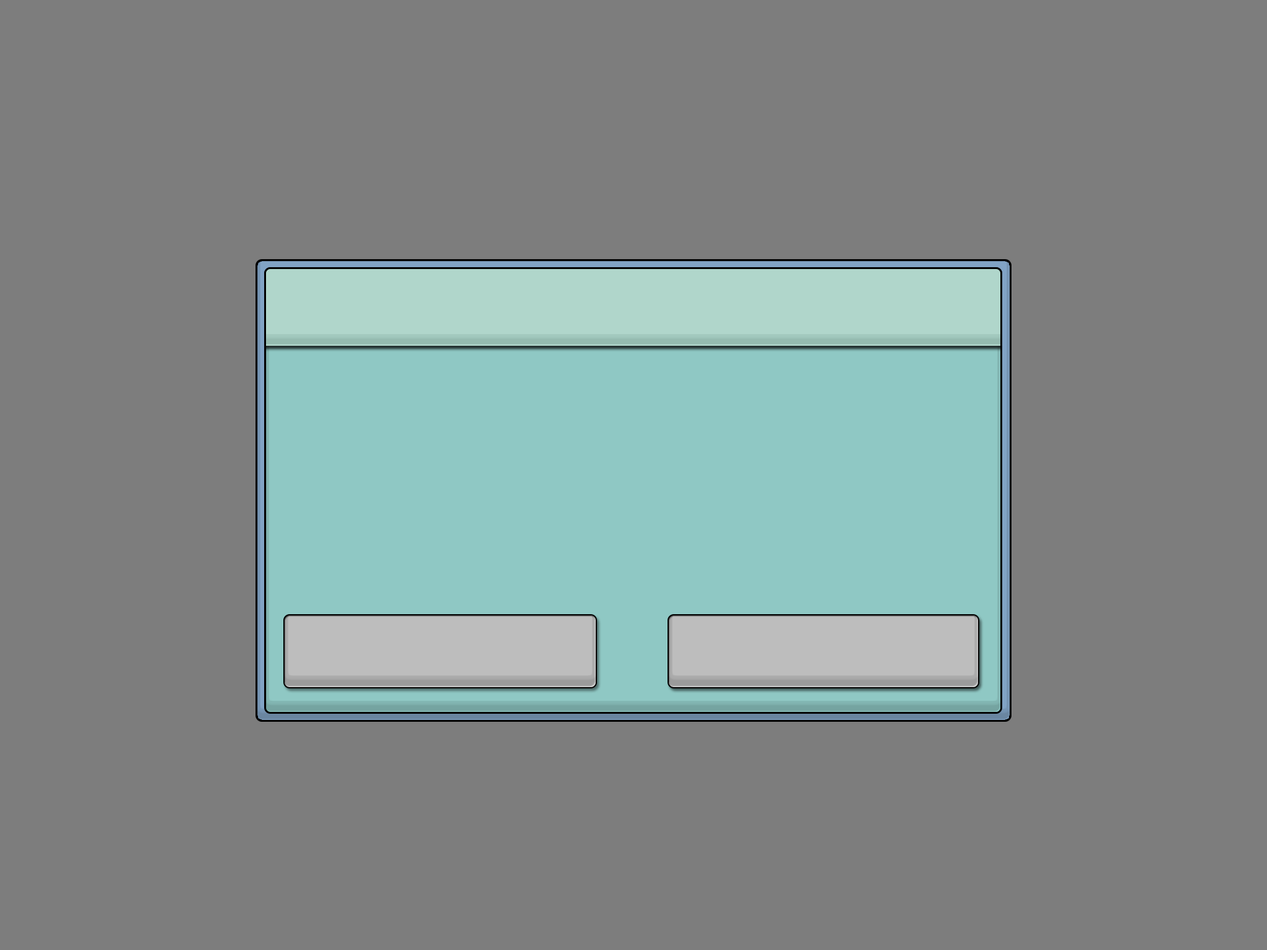
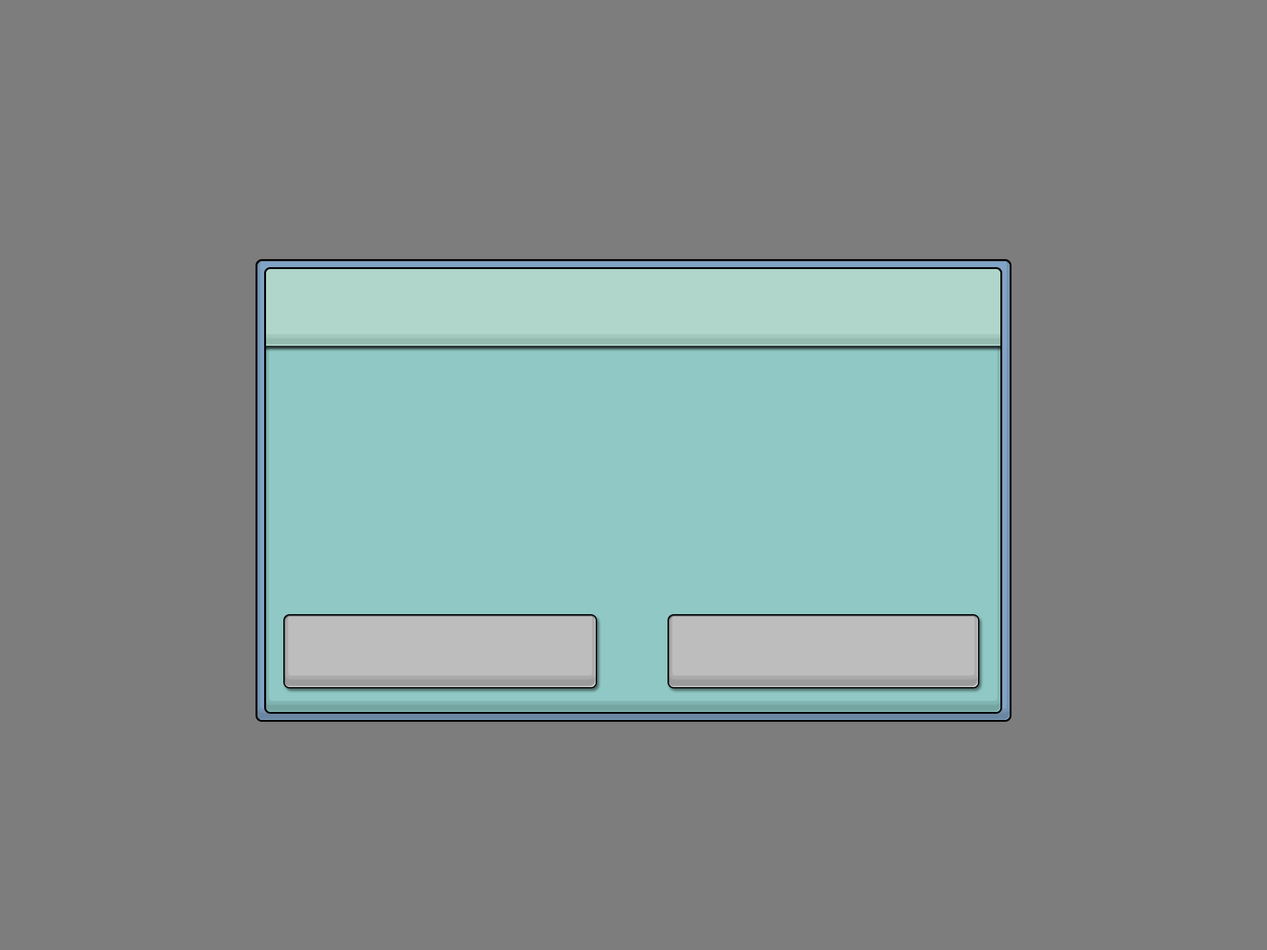
Before/after of a 1267×950 layered artwork. What changed in the layer stack:
painted on "Panel" over [256, 259, 1011, 722]
